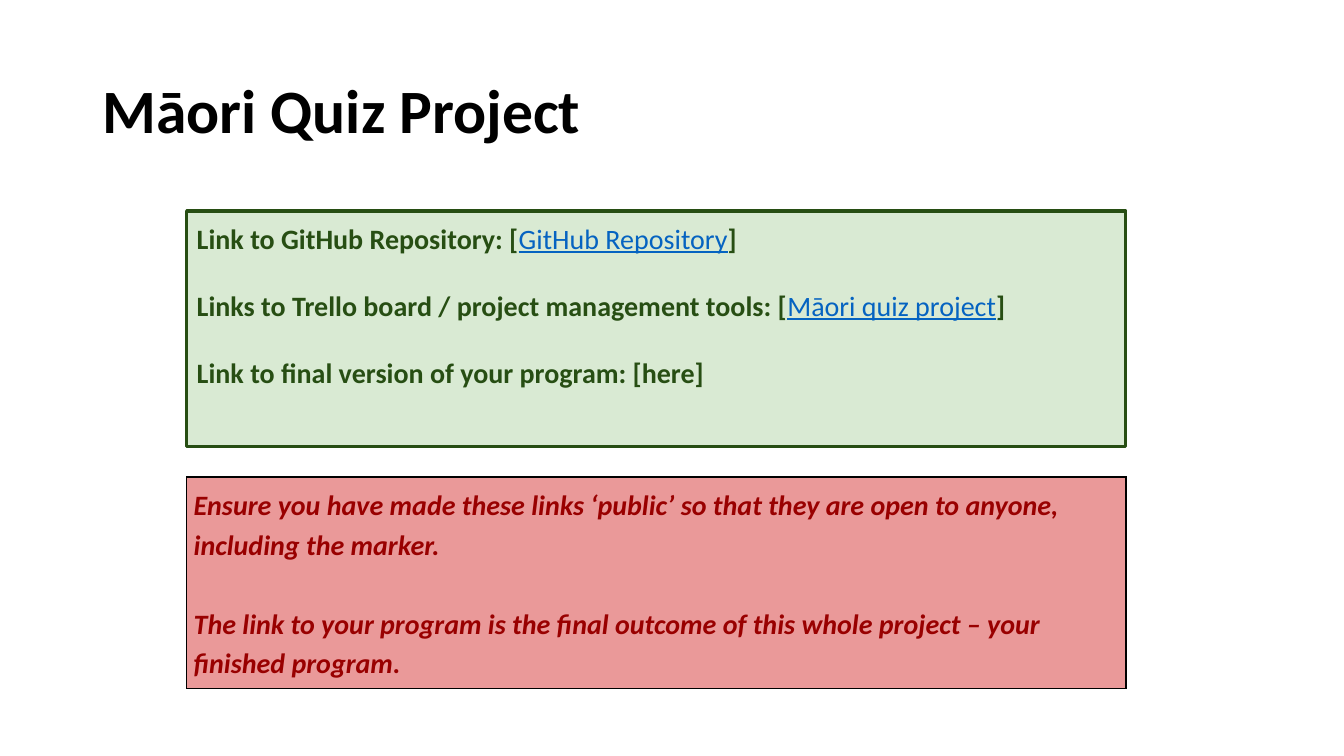
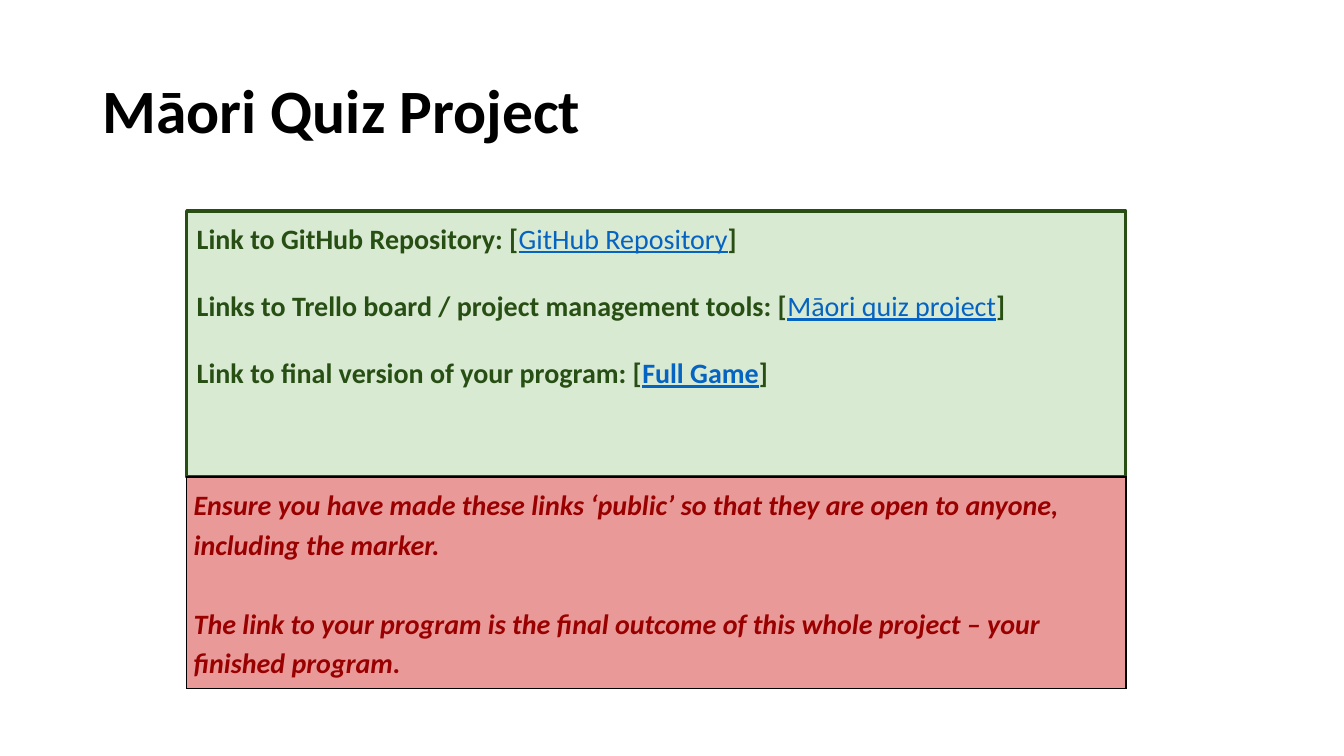
Before and after one commit to joshbatmiddleton/1.7-and-1.8-Assesment, a slide deck: slide 2 of Assesment Documents/Powerpoint/1.7 and 1.8 documentation v2.pptx. Drawn at 1344x756 pixels with LibreOffice and Linux fonts; fonts in the diff are those of the drawing. Boxes give left, top, right and bottom in pixels: in the first picture for what was removed or moved away, otherwise in the second. Text is boxed around its words. In the diff, an @@ line names an element or a change of style, - is before the commit and + after.

```diff
--- a/Assesment Documents/Powerpoint/1.7 and 1.8 documentation v2.pptx
+++ b/Assesment Documents/Powerpoint/1.7 and 1.8 documentation v2.pptx
@@ rectangle "Link to GitHub Repository: [GitHub ...": place and size @@
-rectangle "Link to GitHub Repository: [GitHub ..." at box(187, 211, 1126, 446)
+rectangle "Link to GitHub Repository: [GitHub ..." at box(187, 211, 1126, 477)
@@ text in rectangle at box(197, 362, 768, 388): text changed @@
-Link to final version of your program: [here]
+Link to final version of your program: [Full Game]
```
Also in this commit, not shown: 2 other slides changed, 12 slides added, 2 slides removed, 5 other files.
